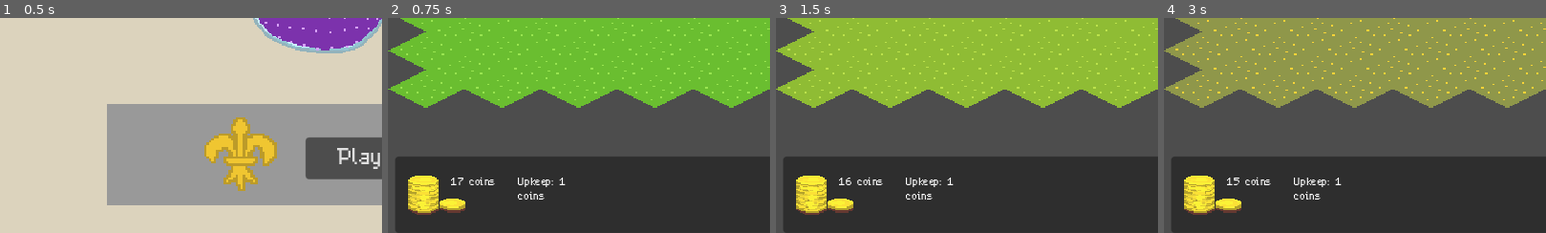
Above: before the commit, frames 1-4 (left to right).
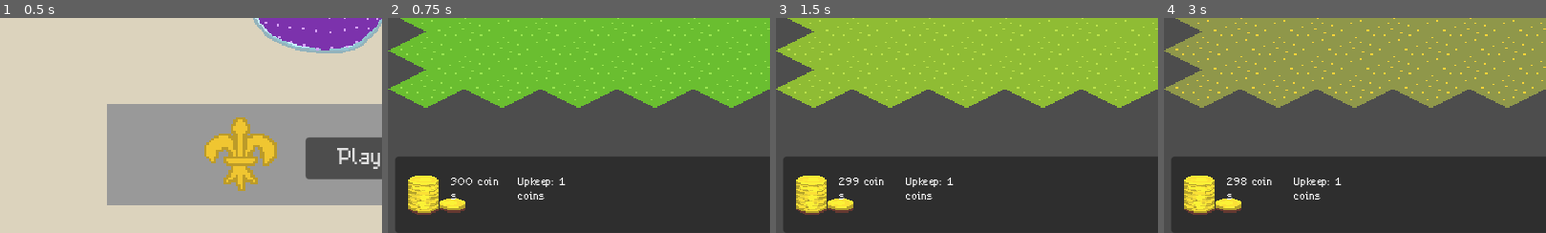
Above: after the commit, the same moments.

Repository: RoxT/ChampangeGGJ2025
Game: Godot game, scene res://TitleScreen.tscn
Same seed, same stepped clock (60 frames per second), same inputs: the game is played once before the commit and once after it.
Inputs:
- Up to frame 1 (0.5 s): no input
- Up to frame 2 (0.75 s): click "Play!" at 0.5 s
- Up to frame 3 (1.5 s): click "Next Season" at 1.25 s
- Up to frame 4 (3 s): click "Next Season" at 2 s; click "Next Season" at 2.75 s
The pictures show only the part of the screen within x 0-50%, y 50-100%; the shares and areas given below are measured in that part.

Frame 1 is identical in both runs. In frame 2, 0.3% of the frame differs, in the area x 16-29%, y 73-85%; in frame 3, 0.3%; in frame 4, 0.3%.

Commit message:
tax changes

Diff:
--- a/Champange/Champagne.gd
+++ b/Champange/Champagne.gd
@@ -20,7 +20,8 @@
 	start()
 
 func start():
-	money = 17
+	#money = 17
+	money = 300
 	season = 0
 	year = 1
 	up_keep = 1
--- a/Champange/modal.gd
+++ b/Champange/modal.gd
@@ -2,6 +2,7 @@
 
 var event := ""
 var bottles := 0
+var tax_amount := 20
 
 signal event_over(result)
 
@@ -34,6 +35,7 @@
 				event = "warm"
 	if event.is_empty() and (CP.money > 25 or bottles > 3) and randf() < 0.1:
 		event = "tax"
+		tax_amount = max(20, floori(CP.money * 0.1))
 	if event.is_empty():
 		hide()
 	else:
@@ -51,10 +53,10 @@
 	match event:
 		"tax":
 			title = "KING'S TAX"
-			desc = "The king has demanded 2 bottles of champagne or 20 gold coins in tax."
-			b_1 = "20 gold coins"
+			desc = "The king has demanded 2 bottles of champagne or %s gold coins in tax."  % tax_amount
+			b_1 = "%s gold coins" % tax_amount
 			b_2 = "2 bottles"
-			$Panel/Button1.disabled = CP.money < 20
+			$Panel/Button1.disabled = CP.money < tax_amount
 			$Panel/Button2.disabled = bottles < 2
 		"drought":
 			title = "DROUGHT"
--- a/Champange/overworld.gd
+++ b/Champange/overworld.gd
@@ -92,7 +92,7 @@
 		"pests":
 			$Fields.event_quality(-4, true)
 		"tax_coin":
-			CP.money -= 20
+			CP.money -= $HUD/Modal.tax_amount
 		"tax_bottle":
 			$HUD/RightP.event_result(result)
 	CP.refresh.emit()
